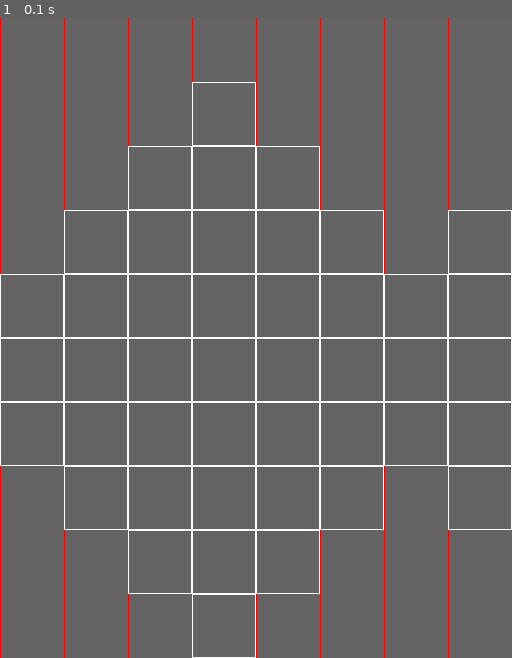
Above: before the commit, frame 1.
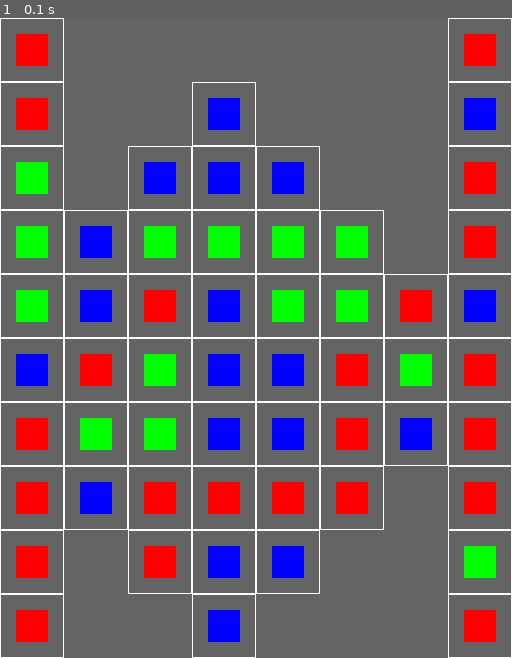
Above: after the commit, the same moment.

Repository: vieirafrancisco/crush-pygame
Game: pygame game, started from main.py
Same seed, same stepped clock (60 frames per second), same inputs: the game is played once before the commit and once after it.
Inputs:
- Up to frame 1 (0.1 s): no input

The runs differ from the first frame. In frame 1, 19% of the frame differs, in the area x 0-100%, y 0-100%.

Commit message:
Add blocks

Diff:
--- a/main.py
+++ b/main.py
@@ -1,7 +1,20 @@
+import random
+
 import pygame
 
 WIDTH = 512
 HEIGHT = 640
+
+COLORS = [(255, 0, 0), (0, 255, 0), (0, 0, 255)]
+
+
+class Block(pygame.sprite.Sprite):
+    def __init__(self, color):
+        super().__init__()
+        self.color = color
+        self.image = pygame.Surface((32, 32))
+        self.image.fill(color)
+        self.rect = self.image.get_rect()
 
 
 class Slot(pygame.sprite.Sprite):
@@ -11,16 +24,22 @@
         self.image.fill((100, 100, 100))
         pygame.draw.rect(self.image, (255, 255, 255), (0, 0, 64, 64), width=1)
         self.rect = self.image.get_rect()
+        self.block = None
+
+    def add_block(self, color):
+        self.block = Block(color)
+        self.image.blit(self.block.image, (16, 16))
 
 
 class Map(pygame.sprite.Group):
     def __init__(self):
         super().__init__()
-        self.slots = [3, 5, 7, 9, 7, 5, 3, 5]
+        self.slots = [10, 5, 7, 9, 7, 5, 3, 10]
 
         for x, n_rows in enumerate(self.slots):
             for y in range(n_rows):
                 slot = Slot()
+                slot.add_block(random.choice(COLORS))
                 slot_pos = (0, 0)
 
                 if y < n_rows // 2:
@@ -59,11 +78,8 @@
             self.running = False
 
     def render(self):
-        # for y in range(0, HEIGHT, 64):
-        #     pygame.draw.line(self.screen, (255, 0, 0), (0, y), (WIDTH, y))
-
-        for x in range(0, WIDTH, 64):
-            pygame.draw.line(self.screen, (255, 0, 0), (x, 0), (x, HEIGHT))
+        # for x in range(0, WIDTH, 64):
+        #     pygame.draw.line(self.screen, (255, 0, 0), (x, 0), (x, HEIGHT))
 
         self.map.draw(self.screen)
 
